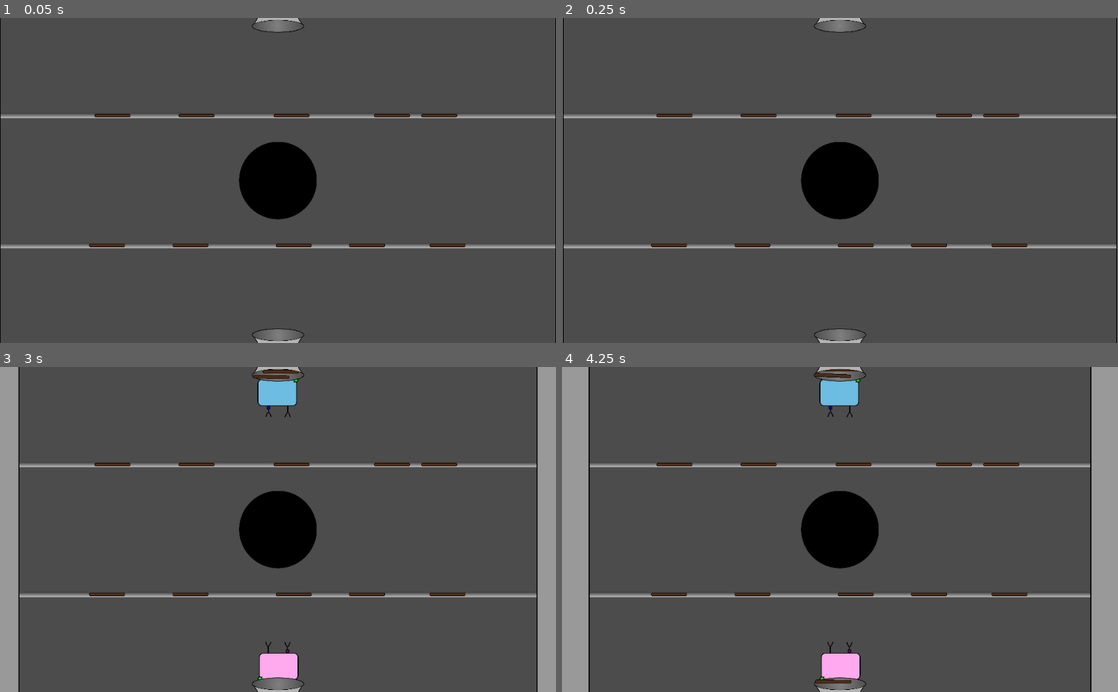
Above: before the commit, frames 1-4 (two rows, left to right).
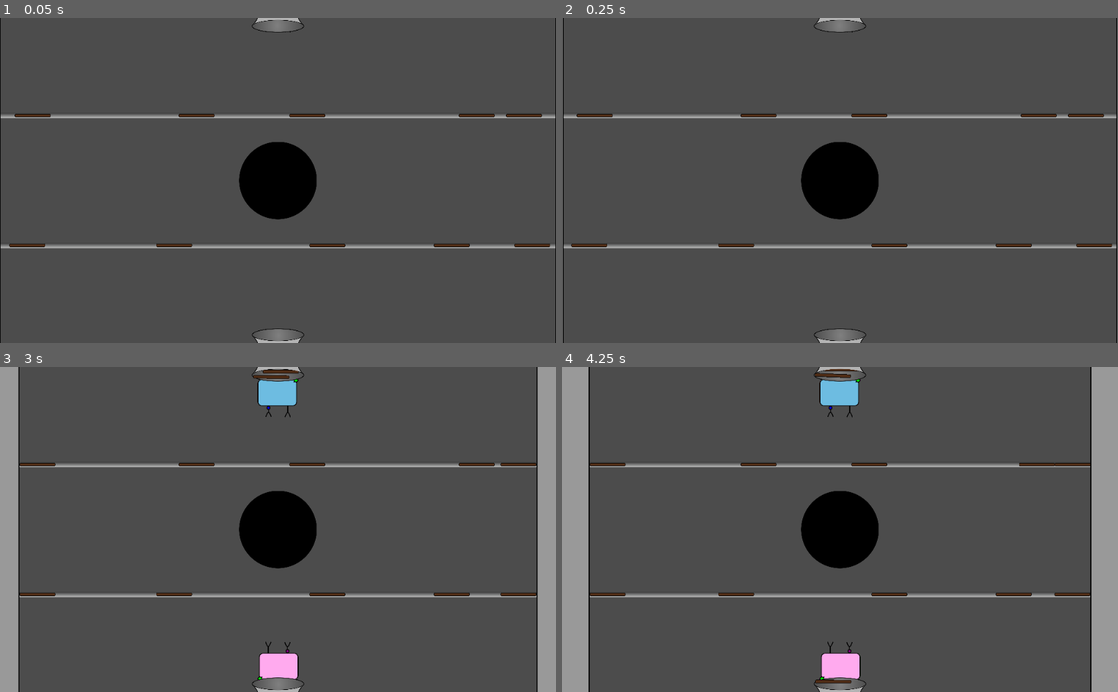
Above: after the commit, the same moments.

Repository: hgcummings/garbage-crusher
Game: Godot game, scene res://Main.tscn
Same seed, same stepped clock (60 frames per second), same inputs: the game is played once before the commit and once after it. This scene is started directly instead of the project's main scene.
Inputs (mouse positions are in pixels of both pictures, inside the frame that each line leads up to):
- Up to frame 1 (0.05 s): no input
- Up to frame 2 (0.25 s): no input
- Up to frame 3 (3 s): tap Enter at 0.5 s; move the mouse to (400, 513) at 0.52 s; click (400, 513) at 0.67 s; move the mouse to (166, 545) at 1.27 s; click (166, 545) at 1.42 s; tap Space at 2 s; move the mouse to (333, 458) at 2.02 s; click (333, 458) at 2.17 s; move the mouse to (272, 376) at 2.77 s; click (272, 376) at 2.92 s
- Up to frame 4 (4.25 s): move the mouse to (840, 370) at 3.52 s; click (840, 370) at 3.67 s

The runs differ from the first frame. In frame 1, 1.0% of the frame differs, in the area x 1-99%, y 29-71%; in frame 2, 1.0%; in frame 3, 1.0%; in frame 4, 1.0%.

Commit message:
Tweak initial stick positions

Diff:
--- a/Main.tscn
+++ b/Main.tscn
@@ -25,17 +25,17 @@
 [node name="Contents" type="Node2D" parent="Channels/Channel1"]
 
 [node name="Stick" parent="Channels/Channel1/Contents" groups=["channel_1"] instance=ExtResource( 4 )]
-position = Vector2( -304.799, 0 )
+position = Vector2( -451.799, 0 )
 collision_layer = 1024
 collision_mask = 5376
 
 [node name="Stick2" parent="Channels/Channel1/Contents" groups=["channel_1"] instance=ExtResource( 4 )]
-position = Vector2( 297, 0 )
+position = Vector2( 453, 0 )
 collision_layer = 1024
 collision_mask = 5376
 
 [node name="Stick3" parent="Channels/Channel1/Contents" groups=["channel_1"] instance=ExtResource( 4 )]
-position = Vector2( 210, 0 )
+position = Vector2( 366, 0 )
 collision_layer = 1024
 collision_mask = 5376
 
@@ -45,7 +45,7 @@
 collision_mask = 5376
 
 [node name="Stick5" parent="Channels/Channel1/Contents" groups=["channel_1"] instance=ExtResource( 4 )]
-position = Vector2( 25, 0 )
+position = Vector2( 54, 0 )
 collision_layer = 1024
 collision_mask = 5376
 
@@ -56,27 +56,27 @@
 [node name="Contents" type="Node2D" parent="Channels/Channel2"]
 
 [node name="Stick6" parent="Channels/Channel2/Contents" groups=["channel_1"] instance=ExtResource( 4 )]
-position = Vector2( -314.698, -0.292908 )
+position = Vector2( -461.698, -0.292908 )
 collision_layer = 2048
 collision_mask = 6400
 
 [node name="Stick7" parent="Channels/Channel2/Contents" groups=["channel_1"] instance=ExtResource( 4 )]
-position = Vector2( 312.302, -0.292908 )
+position = Vector2( 468.302, -0.292908 )
 collision_layer = 2048
 collision_mask = 6400
 
 [node name="Stick8" parent="Channels/Channel2/Contents" groups=["channel_1"] instance=ExtResource( 4 )]
-position = Vector2( 164.038, -0.292908 )
+position = Vector2( 320.038, -0.292908 )
 collision_layer = 2048
 collision_mask = 6400
 
 [node name="Stick9" parent="Channels/Channel2/Contents" groups=["channel_1"] instance=ExtResource( 4 )]
-position = Vector2( -161.314, -0.292908 )
+position = Vector2( -191.314, -0.292908 )
 collision_layer = 2048
 collision_mask = 6400
 
 [node name="Stick10" parent="Channels/Channel2/Contents" groups=["channel_1"] instance=ExtResource( 4 )]
-position = Vector2( 29, -2.98023e-07 )
+position = Vector2( 91, 0 )
 collision_layer = 2048
 collision_mask = 6400
 
